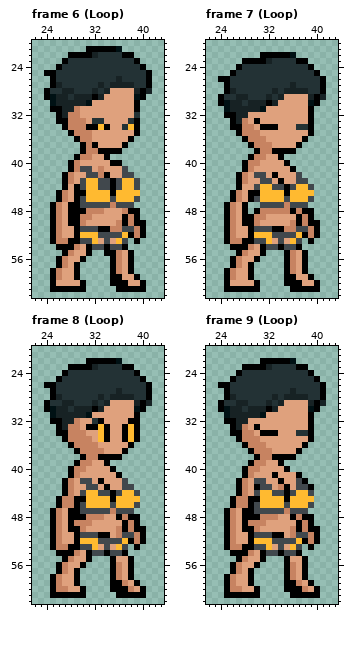
Pixel-art file -- NPC/Sasha.ase. Above: the version before the commit.
64x64 pixels, 15 frames. Colours within 5 levels of each other are drawn and written as one. Shown: frame 6 (Loop): x 22..43, y 20..62; frame 7 (Loop): x 22..43, y 20..62; frame 8 (Loop): x 22..43, y 20..62; frame 9 (Loop): x 22..43, y 20..62. The commit also changed other frames, which this record leaves out.
Now the later version:
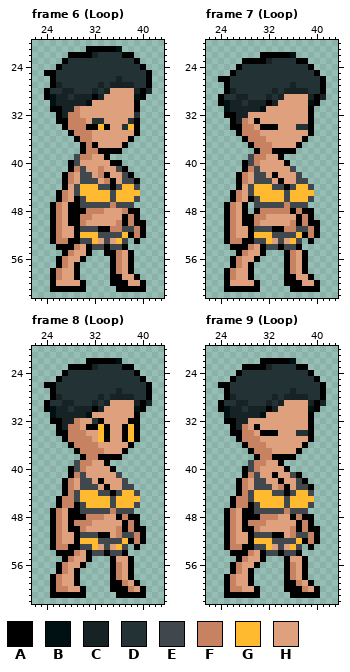
Palette (. is transparent): A #000000  B #001114  C #172224  D #233235  E #41484d  F #c78361  G #ffba30  H #dfa17d
Edits made:
Frame 6 (Loop), layer "Clothes":
y 39: x 29 A -> E
y 40: x 29 F -> E
y 41: x 31 E -> H; x 36..37 HE -> EA
y 42: x 30 H -> E; x 32 E -> H; x 38 E -> A
y 43: x 31..34 GGEE -> EEHF; x 36..39 EGGE -> HEEA
y 44: x 29..30 AE -> EG
y 45: x 29..30 AA -> EG; x 35 A -> E
Frame 7 (Loop), layer "Clothes":
y 39: x 29 A -> E
y 40: x 29 F -> E
y 41: x 30 H -> E; x 36 A -> E
y 43: x 30 H -> E
y 44: x 29..30 HE -> EG
y 45: x 29..30 AA -> EG; x 35 A -> E
y 47: x 30 . -> E
Frame 8 (Loop), layer "Clothes":
y 39: x 29 A -> E
y 40: x 29 F -> E
y 41: x 30 H -> E; x 36 A -> E
y 43: x 30 H -> E
y 44: x 29..30 HE -> EG
y 45: x 29..30 AA -> EG; x 35 A -> E
Frame 9 (Loop), layer "Clothes":
y 39: x 29 A -> E
y 40: x 29 F -> E
y 41: x 30 H -> E; x 36 H -> E
y 43: x 30 A -> E
y 44: x 29..30 HE -> EG
y 45: x 29..30 AA -> EG; x 35 A -> E
Boxes around the changes in both pictures, in picture pixels (x1, y1, x2, y2):
changed: (74, 154, 140, 196)
changed: (248, 154, 260, 208)
changed: (284, 166, 296, 196)
changed: (74, 460, 86, 502)
changed: (110, 472, 122, 502)
changed: (248, 460, 260, 502)
changed: (284, 472, 296, 502)
